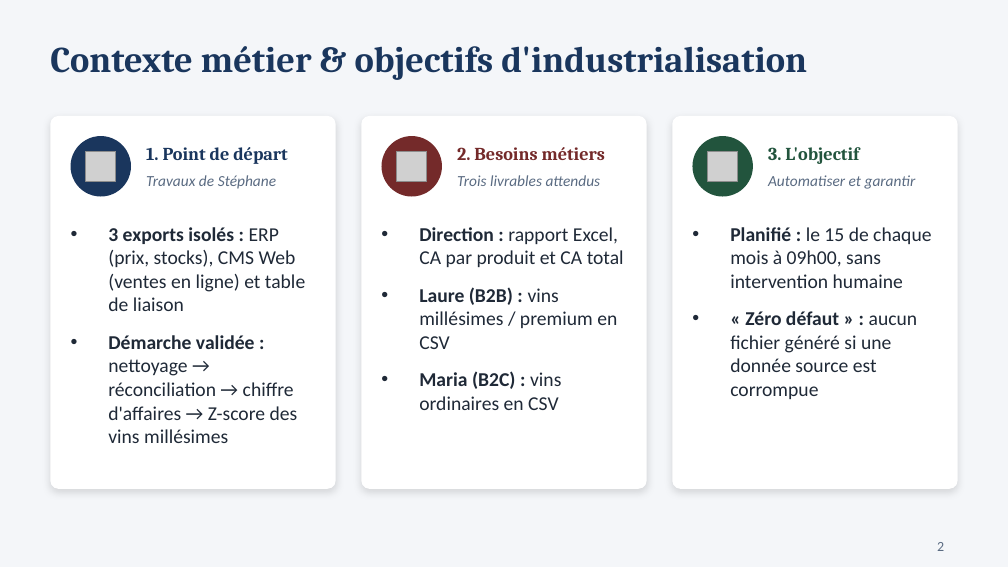
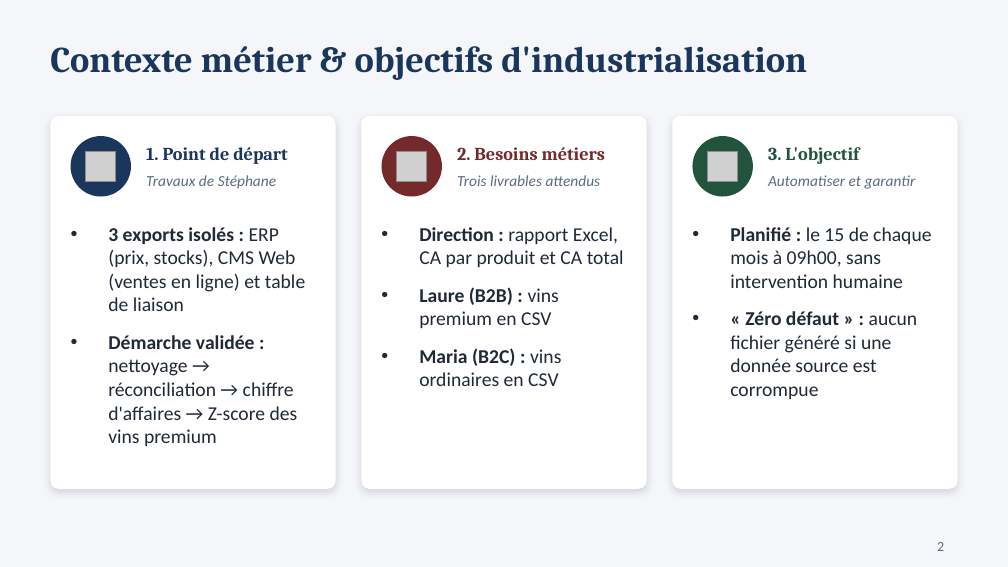
Before and after one commit to mahmoudaminfr-dotcom/P10_BottleNeck, a slide deck: slide 2 of Mahmoud_Amin_3_presentation_102026.pptx. Drawn at 1008x567 pixels with LibreOffice and Linux fonts; fonts in the diff are those of the drawing; grey boxes stand for pictures. Boxes give left, top, right and bottom in pixels: in the first picture for what was removed or moved away, otherwise in the second. Text is boxed around its words. In the diff, an @@ line names an element or a change of style, - is before the commit and + after.

```diff
--- a/Mahmoud_Amin_3_presentation_102026.pptx
+++ b/Mahmoud_Amin_3_presentation_102026.pptx
@@ text at bbox=[419, 287, 559, 328]: text changed @@
-• Laure (B2B) : vins millésimes / premium en CSV
+• Laure (B2B) : vins premium en CSV
@@ text at bbox=[108, 335, 298, 446]: text changed @@
-• Démarche validée : nettoyage → réconciliation → chiffre d'affaires → Z-score des vins millésimes
+• Démarche validée : nettoyage → réconciliation → chiffre d'affaires → Z-score des vins premium
```
Also in this commit, not shown: 2 other slides changed, 6 other files.
